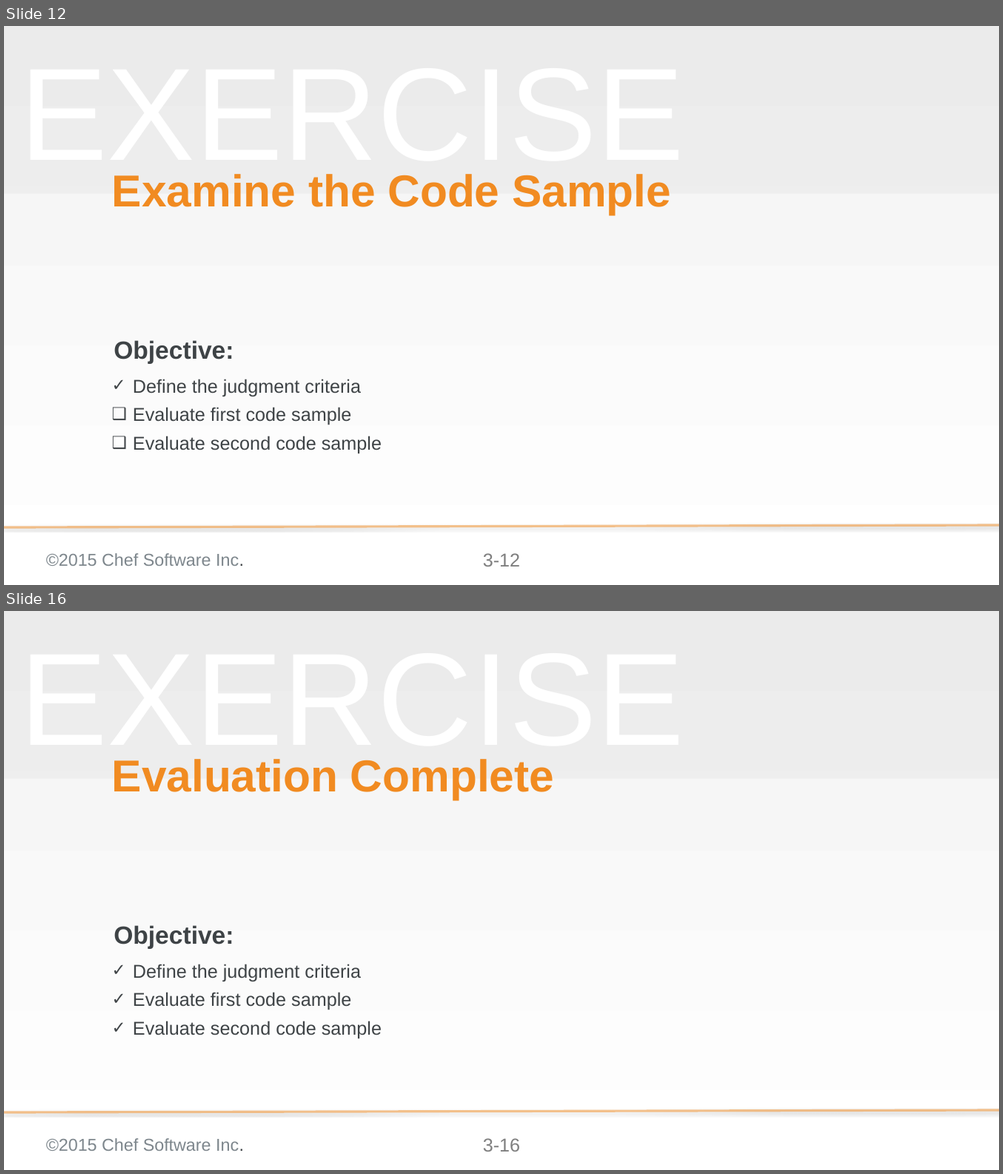
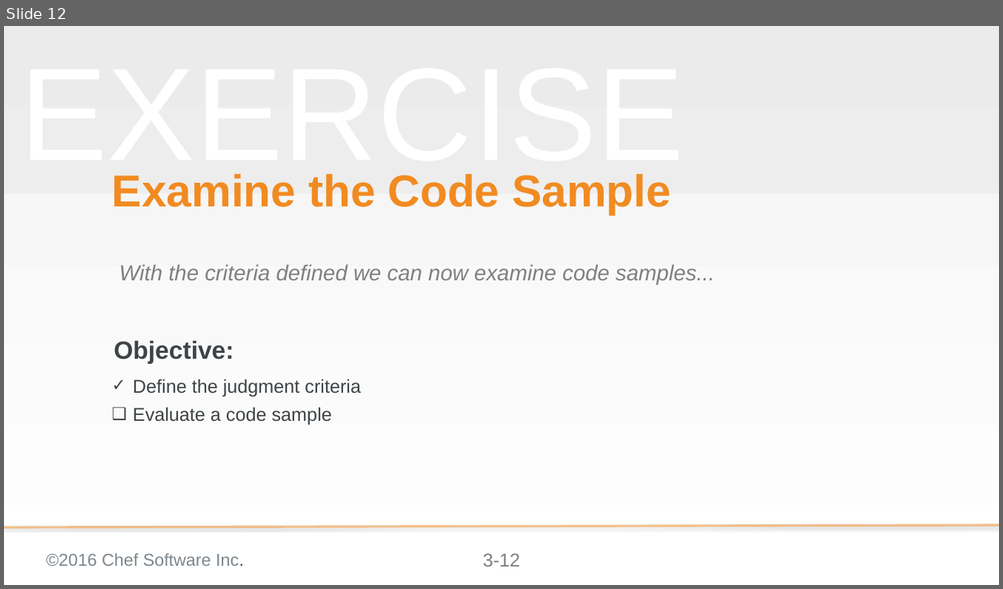
Before and after one commit to chef-training/extending_cookbooks, a slide deck: 03-why_use_custom_resources.pptx. Shown one above the other, each under a label of ours: slides 12 and 16 before the commit, slide 12 after it; the slides between them are not shown. The pictures are 1003x1174 and 1003x589 pixels, drawn with LibreOffice and Linux fonts; fonts in the diff are those of the drawing; background and template pictures are left out. Boxes give left, top, right and bottom in pixels: in the first picture for what was removed or moved away, otherwise in the second. Text is boxed around its words. In the diff, an @@ line names an element or a change of style, - is before the commit and + after.

Commit message:
Updates to Module 03
* Refines the slides that outline the evaluation criteria
* Changes the code to only evaluate a single code sample

```diff
--- a/03-why_use_custom_resources.pptx
+++ b/03-why_use_custom_resources.pptx
@@ slide 16 removed at (x1=4, y1=611, x2=999, y2=1170), background gradient #F2F2F2 to #FFFFFF; not listed: 6 template elements that a slide beside it also shows @@
@@ title removed at (x1=112, y1=759, x2=554, y2=800) @@
-Evaluation Complete
@@ text removed at (x1=133, y1=964, x2=381, y2=1039) @@
-✓ Define the judgment criteria
-✓ Evaluate first code sample
-✓ Evaluate second code sample
@@ slide 12 changed as well @@
@@ text added at (x1=119, y1=264, x2=714, y2=285), 28 pt, text #808080, italic @@
+With the criteria defined we can now examine code samples...
@@ text at (x1=133, y1=407, x2=332, y2=426): text changed @@
-❑ Evaluate first code sample
-❑ Evaluate second code sample
+❑ Evaluate a code sample
@@ text at (x1=46, y1=554, x2=244, y2=566): text changed @@
-©2015 Chef Software Inc.
+©2016 Chef Software Inc.
```
Also in this commit, not shown: 10 other slides changed, 10 slides added, 6 other slides removed.
